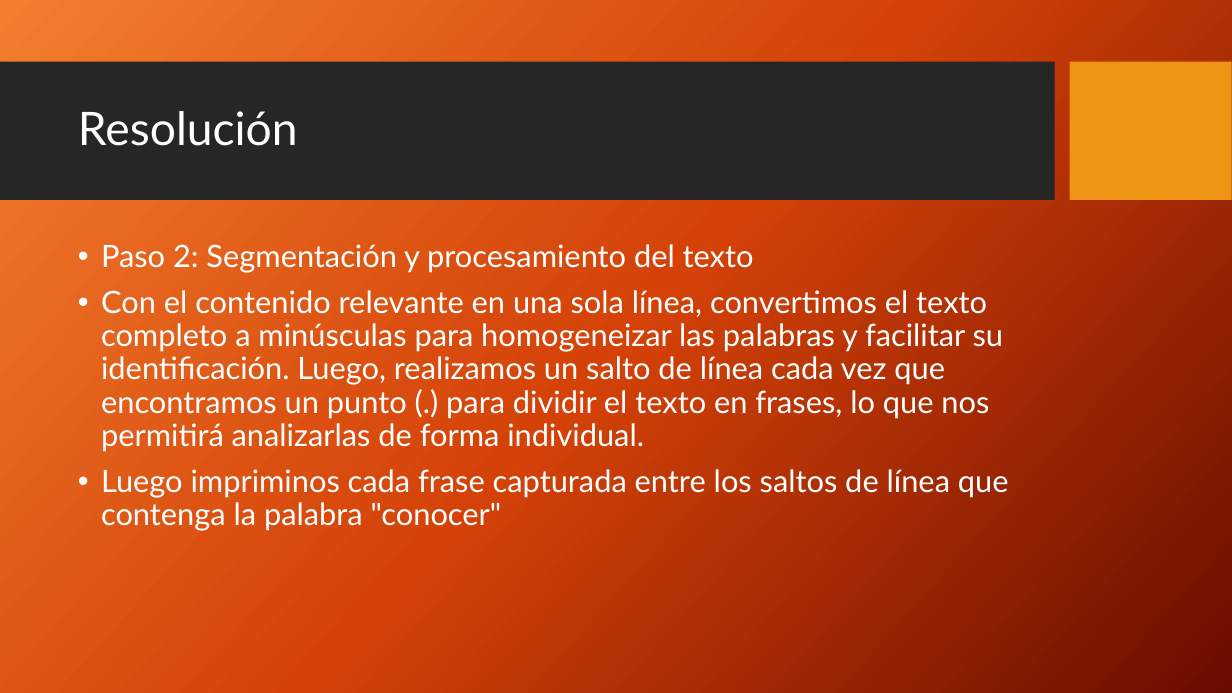
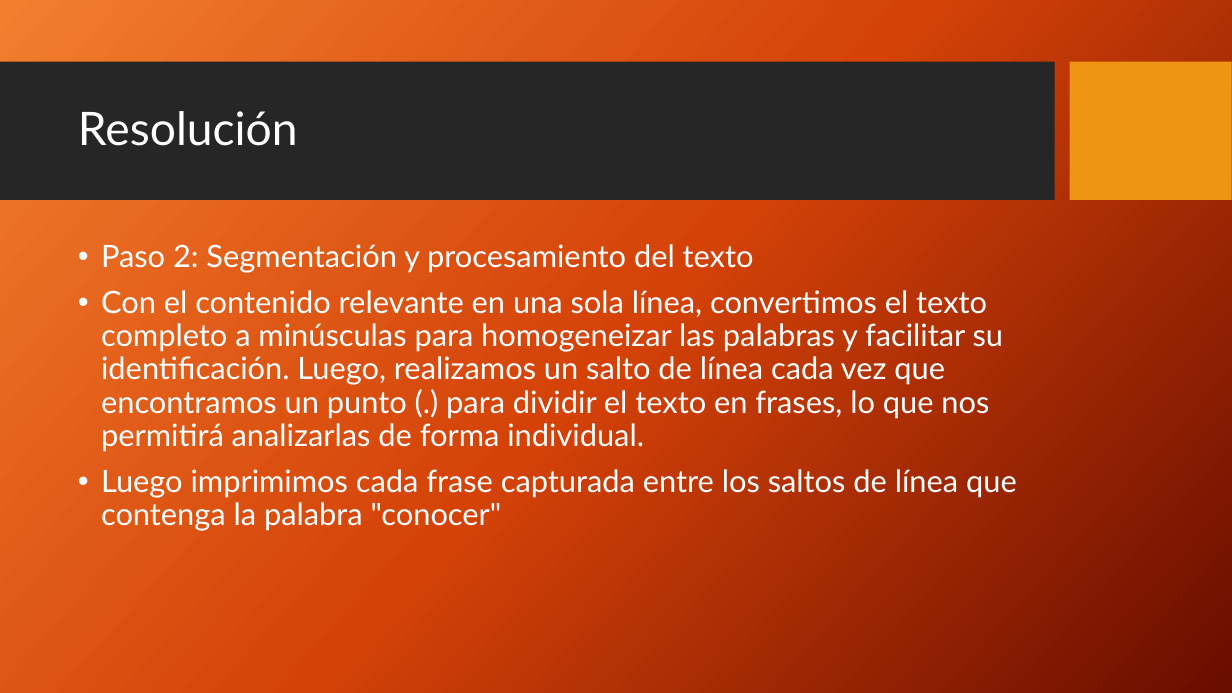
Before and after one commit to Byneros/TallerGestionDeDatosElArteDeLaGuerra, a slide deck: slide 5 of QUE DEBES CONOCER PARA GANAR CUALQUER BATALLA OTRA VERSION.pptx. Drawn at 1232x693 pixels with LibreOffice and Linux fonts; fonts in the diff are those of the drawing; background and template pictures are left out. Boxes give left, top, right and bottom in pixels: in the first picture for what was removed or moved away, otherwise in the second. Text is boxed around its words. In the diff, an @@ line names an element or a change of style, - is before the commit and + after.

```diff
--- a/QUE DEBES CONOCER PARA GANAR CUALQUER BATALLA OTRA VERSION.pptx
+++ b/QUE DEBES CONOCER PARA GANAR CUALQUER BATALLA OTRA VERSION.pptx
@@ text at (101, 469, 1017, 531): text changed @@
-• Luego impriminos cada frase capturada entre los saltos de línea que contenga la palabra "conocer"
+• Luego imprimimos cada frase capturada entre los saltos de línea que contenga la palabra "conocer"
```
Also in this commit, not shown: 6 other slides changed, 6 other files.
